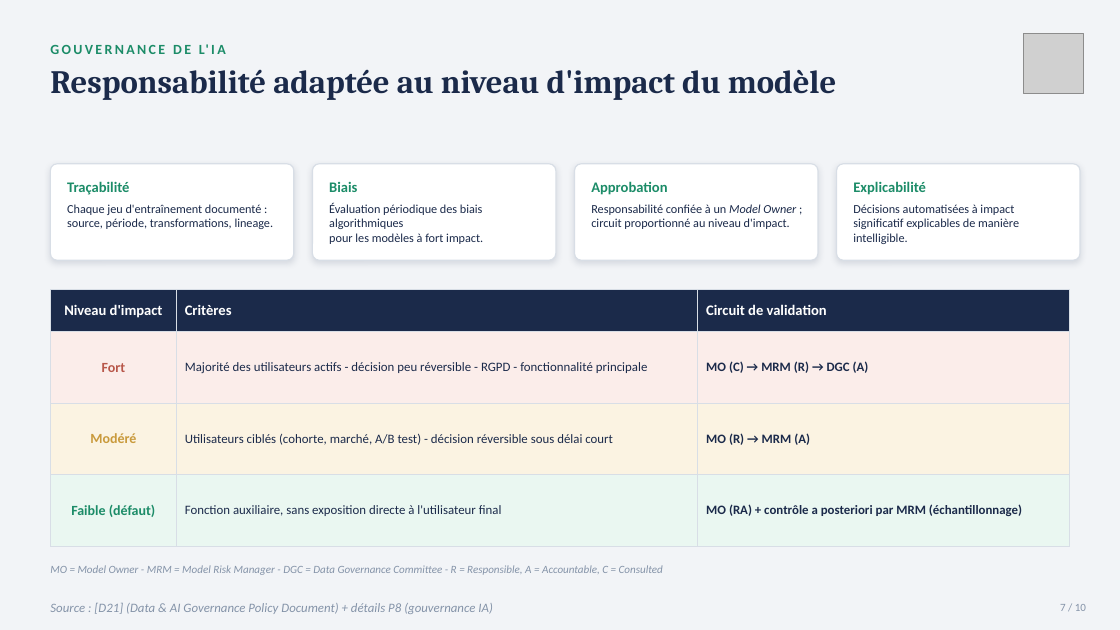
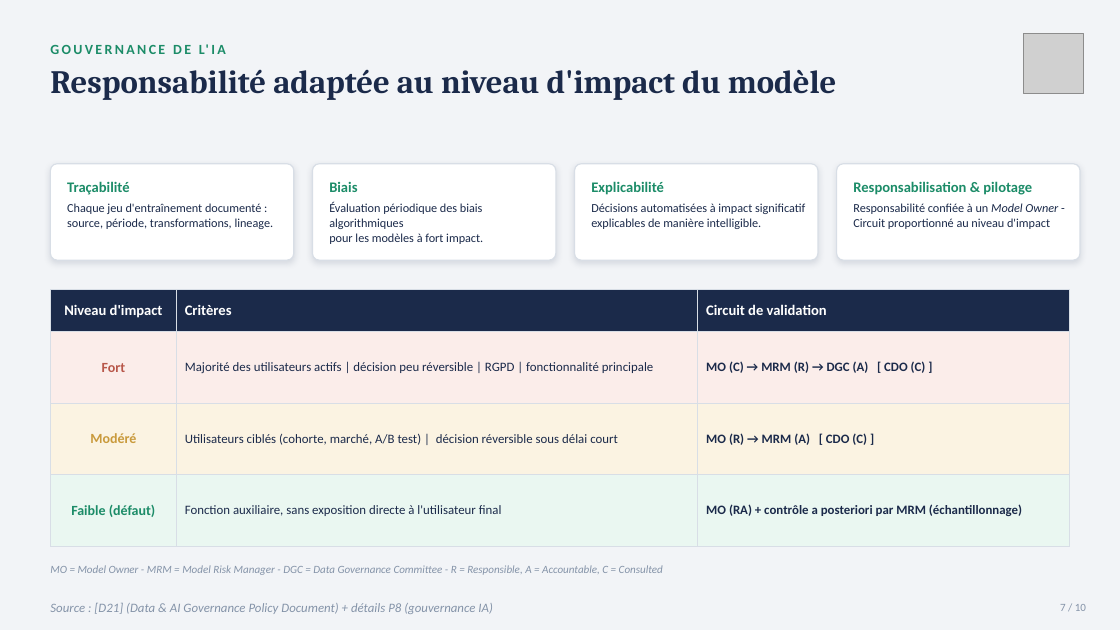
Before and after one commit to nicolaspichon-git/jedha-data-scientist-lead-bloc1--spotify-project, a slide deck: slide 7 of deliverables/spotify-step-4-presentation.pptx. Drawn at 1120x630 pixels with LibreOffice and Linux fonts; fonts in the diff are those of the drawing; grey boxes stand for pictures. Boxes give left, top, right and bottom in pixels: in the first picture for what was removed or moved away, otherwise in the second. Text is boxed around its words. In the diff, an @@ line names an element or a change of style, - is before the commit and + after.

```diff
--- a/deliverables/spotify-step-4-presentation.pptx
+++ b/deliverables/spotify-step-4-presentation.pptx
@@ text at box(591, 181, 664, 195): text changed @@
-Approbation
+Explicabilité
@@ text at box(591, 203, 805, 229): text changed @@
-Responsabilité confiée à un Model Owner ;
-circuit proportionné au niveau d'impact.
+Décisions automatisées à impact significatif explicables de manière intelligible.
@@ text at box(853, 181, 1032, 195): text changed @@
-Explicabilité
+Responsabilisation & pilotage
@@ text at box(853, 203, 1058, 229): text changed @@
-Décisions automatisées à impact significatif explicables de manière intelligible.
+Responsabilité confiée à un Model Owner -
+Circuit proportionné au niveau d'impact
@@ table at box(50, 290, 1070, 546) @@
-row 2, column 2: Majorité des utilisateurs actifs - décision peu réversible - RGPD - fonctionnalité principale
+row 2, column 2: Majorité des utilisateurs actifs | décision peu réversible | RGPD | fonctionnalité principale
-row 2, column 3: MO (C) → MRM (R) → DGC (A)
+row 2, column 3: MO (C) → MRM (R) → DGC (A) [ CDO (C) ]
-row 3, column 2: Utilisateurs ciblés (cohorte, marché, A/B test) - décision réversible sous délai court
+row 3, column 2: Utilisateurs ciblés (cohorte, marché, A/B test) | décision réversible sous délai court
-row 3, column 3: MO (R) → MRM (A)
+row 3, column 3: MO (R) → MRM (A) [ CDO (C) ]
```
Also in this commit, not shown: 2 other slides changed.
